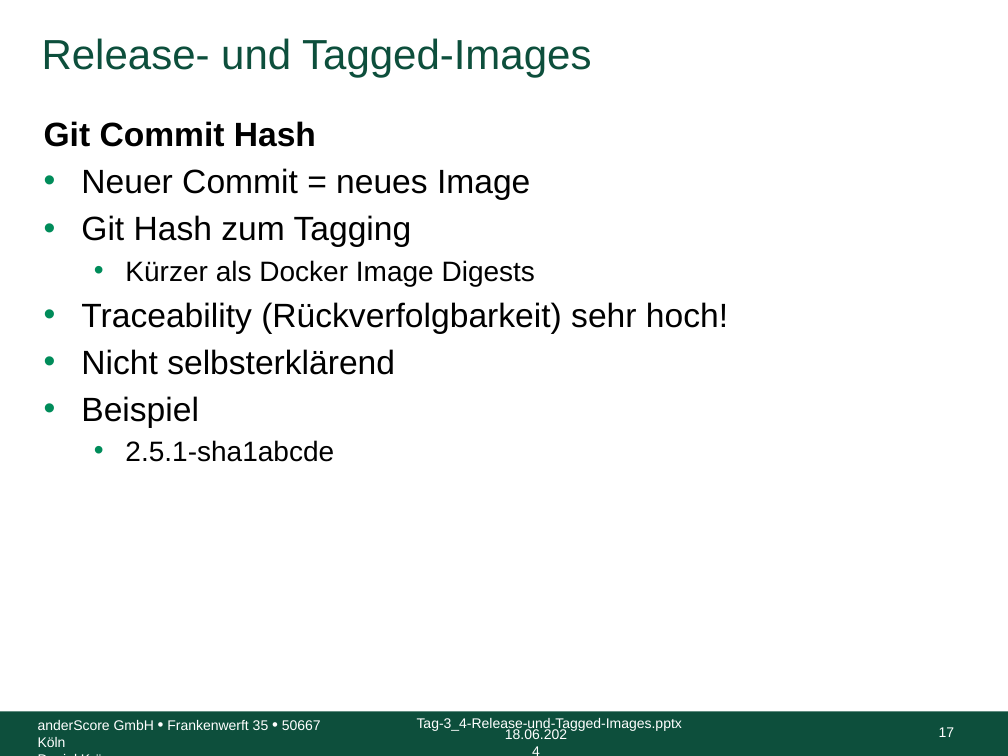
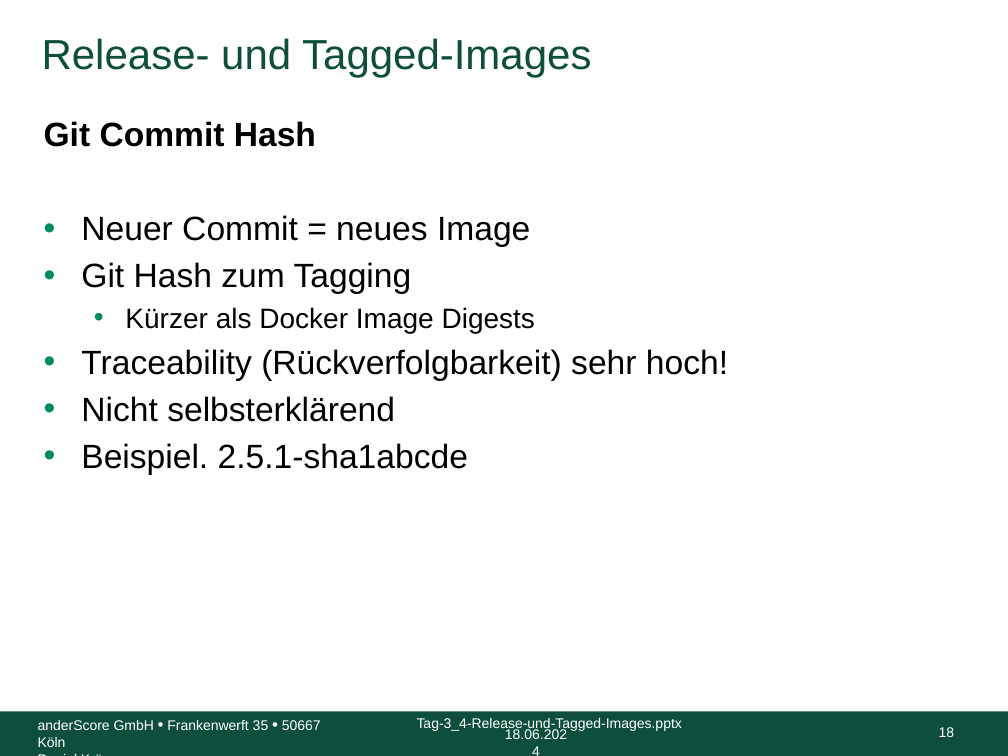
Before and after one commit to anderscore-gmbh/gitlab, a slide deck: slide 18 of slides/Tag-3_4-Release-und-Tagged-Images.pptx (slide 17 before the commit). Drawn at 1008x756 pixels with LibreOffice and Linux fonts; fonts in the diff are those of the drawing; background and template pictures are left out. Boxes give left, top, right and bottom in pixels: in the first picture for what was removed or moved away, otherwise in the second. Text is boxed around its words. In the diff, an @@ line names an element or a change of style, - is before the commit and + after.

```diff
--- a/slides/Tag-3_4-Release-und-Tagged-Images.pptx
+++ b/slides/Tag-3_4-Release-und-Tagged-Images.pptx
@@ text at bbox=[81, 443, 468, 475]: text changed; size 20 to 24 pt @@
-• Beispiel
-  • 2.5.1-sha1abcde
+• Beispiel. 2.5.1-sha1abcde
@@ page number at bbox=[939, 727, 955, 737]: text changed @@
-17
+18
```
Also in this commit, not shown: 2 other slides changed, 1 slide added, 5 other files.
